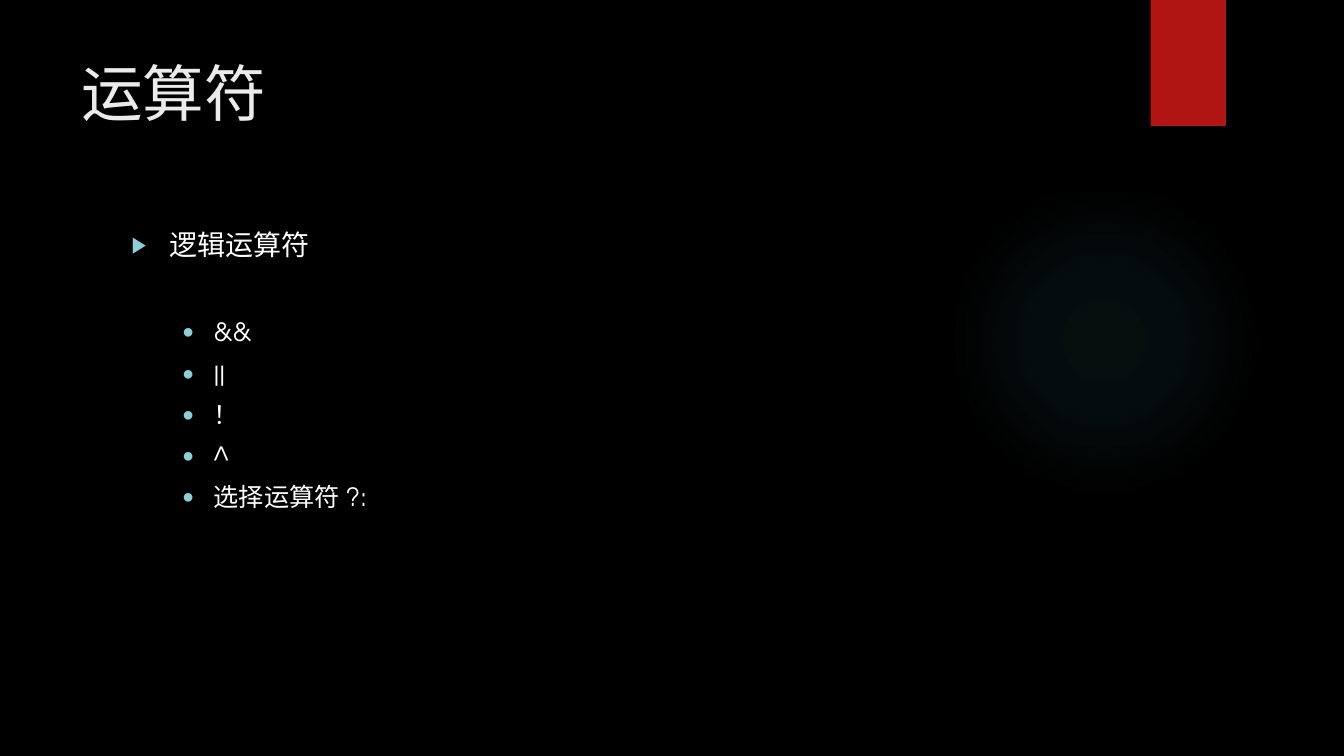
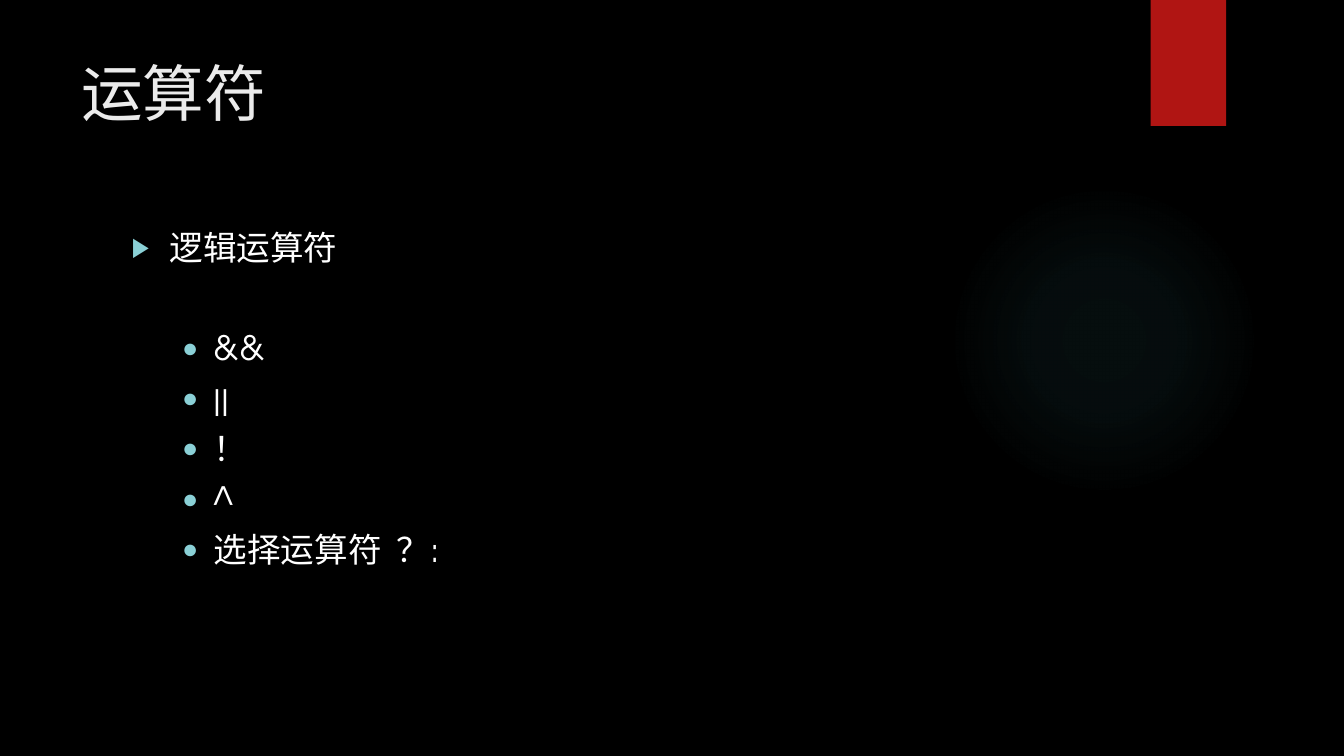
Before and after one commit to chunchill/WEB-Training, a slide deck: slide 16 of 03.JavaScript/JavaScript.pptx. Drawn at 1344x756 pixels with LibreOffice and Linux fonts; fonts in the diff are those of the drawing; background and template pictures are left out. Boxes give left, top, right and bottom in pixels: in the first picture for what was removed or moved away, otherwise in the second. Text is boxed around its words. In the diff, an @@ line names an element or a change of style, - is before the commit and + after.

```diff
--- a/03.JavaScript/JavaScript.pptx
+++ b/03.JavaScript/JavaScript.pptx
@@ text at (170,231,338,263): size 20 to 24 pt in "逻辑运算符"; size 18 to 24 pt in "&&", "||", "！", "^" @@
@@ text at (214,533,382,565): text changed; size 18 to 24 pt @@
-  ● 选择运算符 ?:
+  ● 选择运算符 ？:
```
Also in this commit, not shown: 2 other slides changed, 3 slides added, 3 other files.
